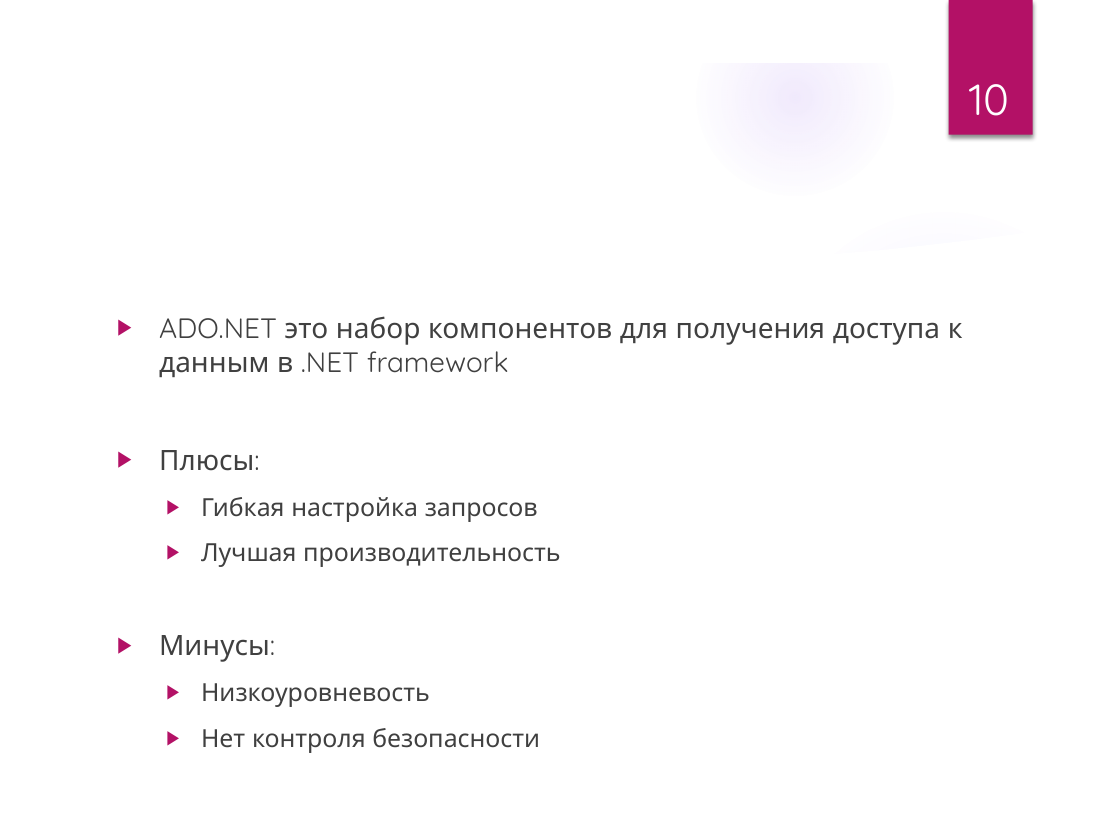
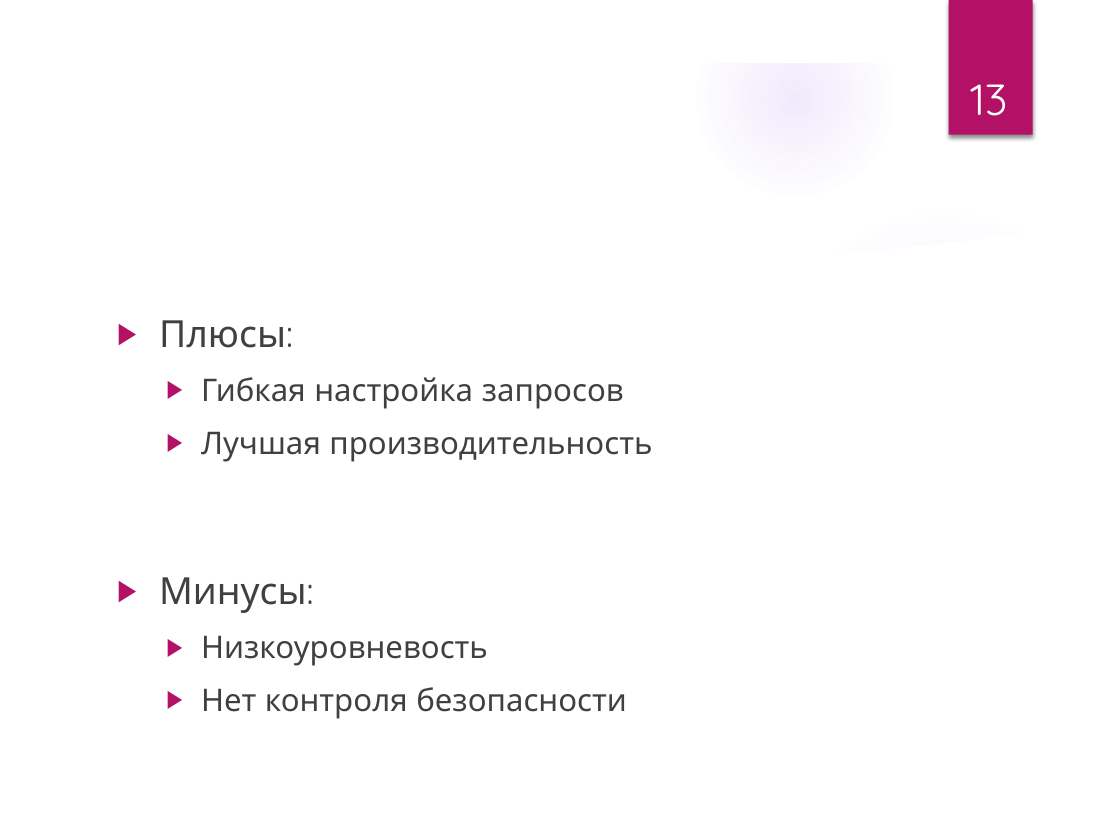
Before and after one commit to Alfredovec/LecturesDotNet, a slide deck: slide 13 of 04Connect.pptx (slide 10 before the commit). Drawn at 1120x840 pixels with LibreOffice and Linux fonts; fonts in the diff are those of the drawing; background and template pictures are left out. Boxes give left, top, right and bottom in pixels: in the first picture for what was removed or moved away, otherwise in the second. Text is boxed around its words. In the diff, an @@ line names an element or a change of style, - is before the commit and + after.

```diff
--- a/04Connect.pptx
+++ b/04Connect.pptx
@@ page number at [970,84,1007,116]: text changed @@
-10
+13
@@ text "Плюсы:" at [159,320,652,719]: size 18 to 24 pt in "Плюсы:", "Минусы:"; size 16 to 20 pt in "Гибкая настройка запросов", "Лучшая производительность", "Низкоуровневость", "Нет контроля безопасности" @@
@@ text at [159,316,963,377]: paragraph removed @@
-▶ ADO.NET это набор компонентов для получения доступа к данным в .NET framework
```
Also in this commit, not shown: 5 other slides changed, 9 slides added, 1 slide removed, 9 other files.
